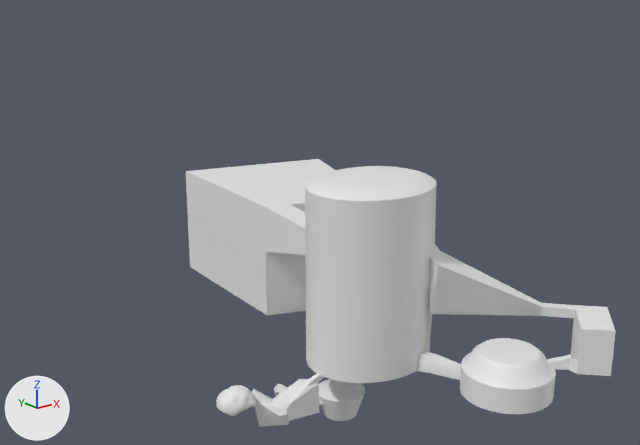
One commit to the Blender file 2021Proj/Assets/Models/DungeonGeomPrime.blend: the scene before it, then after it.
One viewpoint serves both versions: a 50 mm lens placed at (-59.9, -91.4, 59.6), pointed at (27.6, 17.9, 15.8). The lights are fixed; the arrows at lower left show +X, +Y and +Z.
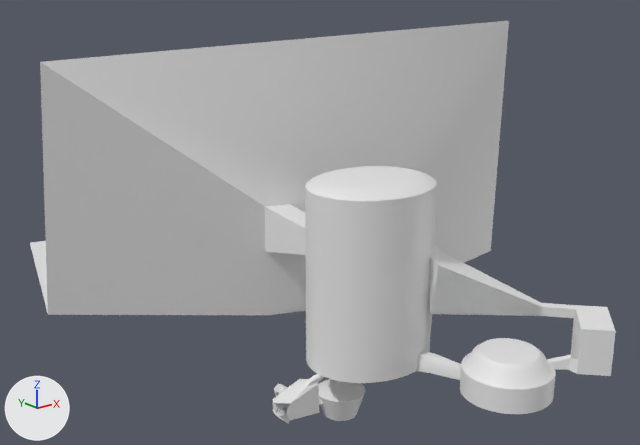
Where the change shows, as pixel boxes (x1, y1, x2, y2) in the pictures (640 x 445 px; the box of a moved part takes in the faces that stretch with it):
'Icosphere', reshaped (36% wider, 50% taller)
    before: (186, 159, 616, 427)
    after: (30, 21, 616, 424)
part 1 of me_icosphere, cut back
    before: (216, 374, 343, 427)
    after: (311, 374, 323, 382)
part 2 of me_icosphere, moved or reshaped
    before: (186, 159, 335, 315)
    after: (30, 21, 509, 315)

The change, as a diff of the scene's bpy script:
```diff
--- a/2021Proj/Assets/Models/DungeonGeomPrime.blend.py
+++ b/2021Proj/Assets/Models/DungeonGeomPrime.blend.py
@@ me_icosphere @@
 # used by ob_icosphere; location = (-0.1, 0.0, 0.1)
-me_icosphere.from_pydata(...)  # 1372 vertices, 1874 faces; spans x -6.5..41.4, y -35.7..42.7, z -5.6..30.1
+me_icosphere.from_pydata(...)  # 688 vertices, 583 faces; spans x -13.0..69.7, y -35.7..74.6, z -5.6..47.0
+# me_icosphere part 1: 687 vertices removed from x -6.5..15.2, y -7.1..-1.9, z -1.3..5.0; 1 vertex added at x 8.7, y -6.7, z 4.2
+# me_icosphere part 2: 2 vertices moved from x 41.4, y 35.5, z 3.2..21.3 to x 64.1..67.0, y 11.0..14.3, z 3.2..47.0; 2 vertices removed from x 17.1, y 42.7, z 3.2..21.3; 4 vertices added at x -13.0..69.7, y 28.4..74.6, z 3.2..44.2
```
